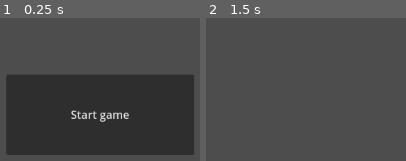
Above: before the commit, frames 1-2 (left to right).
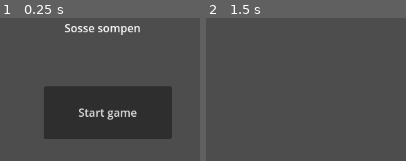
Above: after the commit, the same moments.

Repository: Cowelist/Sosse-sompen
Game: Godot game, scene res://Scene/start_screen.tscn
Two runs of this game, one before a commit and one after it. Both use one fixed random seed, a clock stepped at 60 frames per second and the inputs below.
Inputs:
- Up to frame 1 (0.25 s): no input
- Up to frame 2 (1.5 s): click "Start game" at 0.5 s; tap Enter at 1.25 s

The runs differ from the first frame. In frame 1, 31% of the frame differs, in the area x 3-97%, y 4-96%; in frame 2, nothing differs.

Commit message:
header
la til en label med spillnavnet

Diff:
--- a/Scene/start_screen.tscn
+++ b/Scene/start_screen.tscn
@@ -12,11 +12,20 @@
 
 [node name="Button" type="Button" parent="."]
 layout_mode = 0
-offset_left = 407.0
-offset_top = 288.0
-offset_right = 678.0
-offset_bottom = 404.0
+offset_left = 461.0
+offset_top = 305.0
+offset_right = 646.0
+offset_bottom = 381.0
 text = "Start game"
 script = ExtResource("1_2onq1")
 
+[node name="Label" type="Label" parent="."]
+layout_mode = 0
+offset_left = 438.0
+offset_top = 209.0
+offset_right = 655.0
+offset_bottom = 232.0
+text = "Sosse sompen"
+horizontal_alignment = 1
+
 [connection signal="pressed" from="Button" to="Button" method="_on_pressed"]
